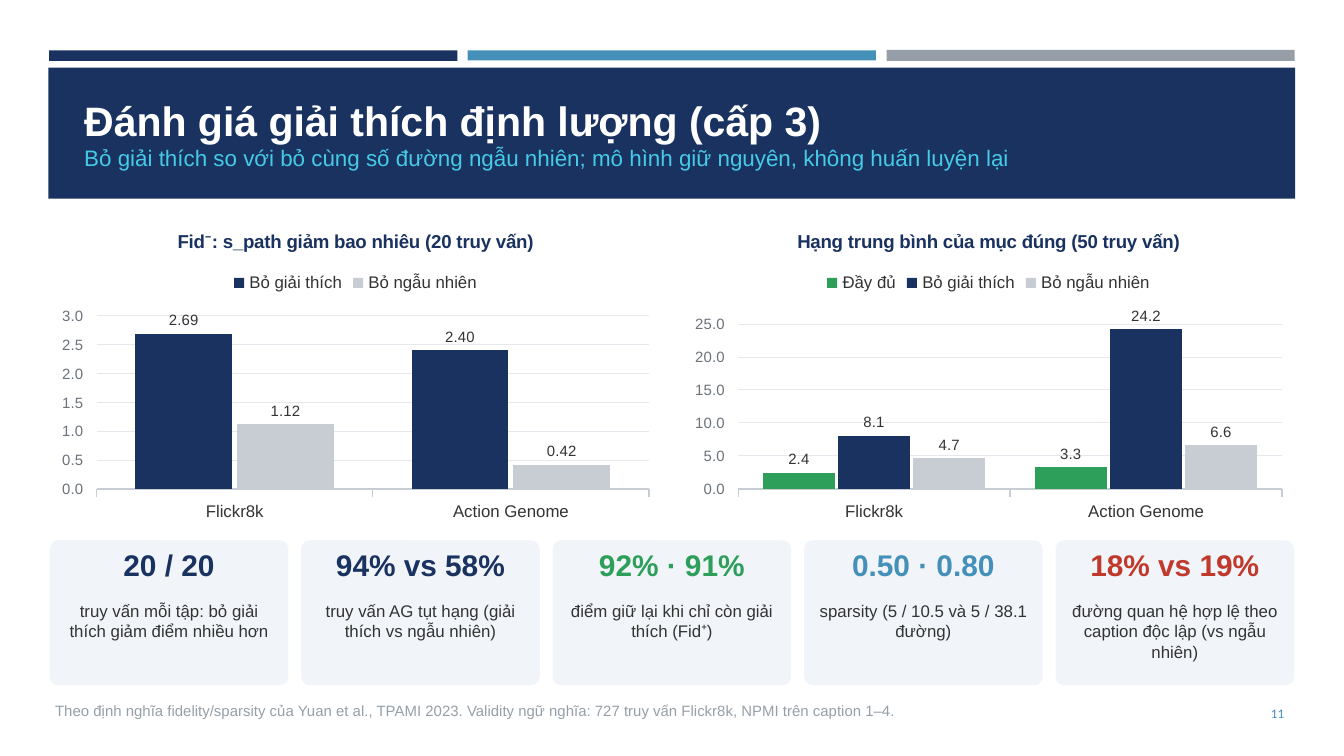
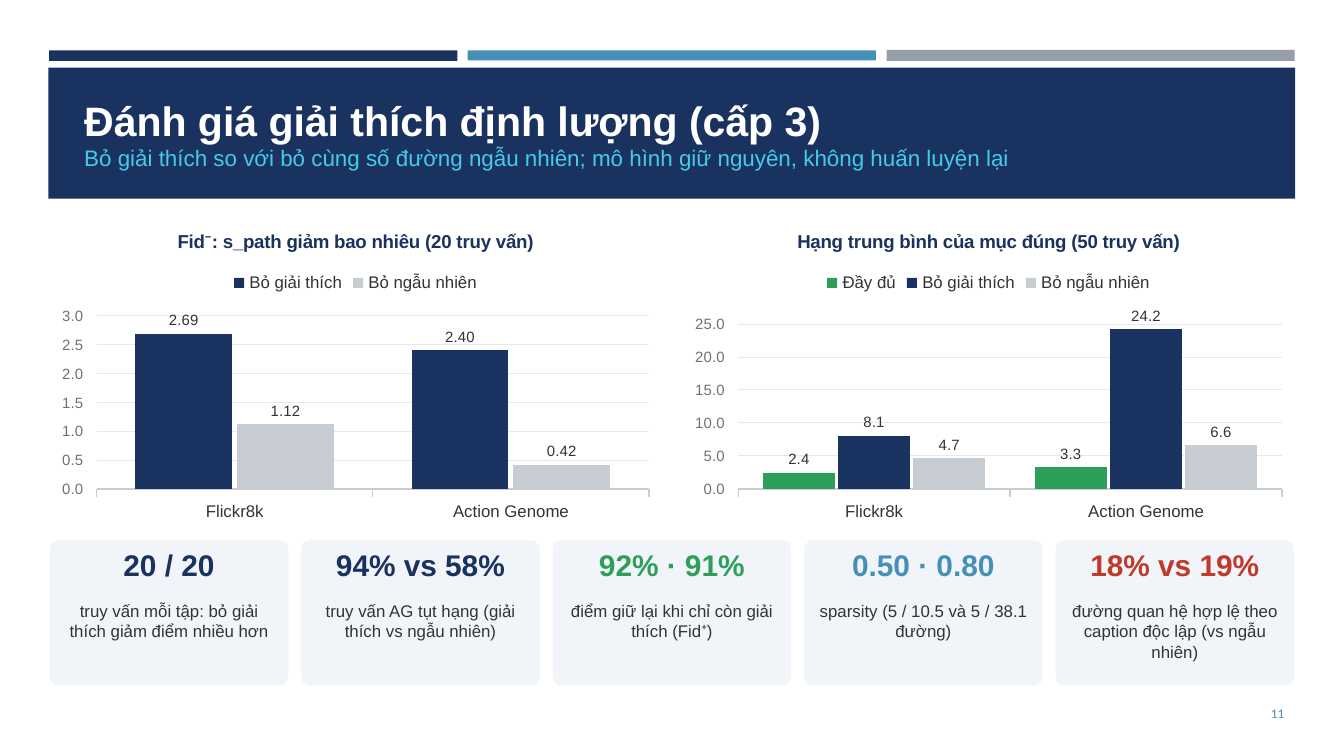
Before and after one commit to trinhphamtrunghieu/du-lieu-do-thi, a slide deck: slide 11 of docs/Project03_Slides.pptx. Drawn at 1344x756 pixels with LibreOffice and Linux fonts; fonts in the diff are those of the drawing. Boxes give left, top, right and bottom in pixels: in the first picture for what was removed or moved away, otherwise in the second. Text is boxed around its words. In the diff, an @@ line names an element or a change of style, - is before the commit and + after.

Commit message:
add slide

```diff
--- a/docs/Project03_Slides.pptx
+++ b/docs/Project03_Slides.pptx
@@ text removed at bbox=[55, 704, 894, 719] @@
-Theo định nghĩa fidelity/sparsity của Yuan et al., TPAMI 2023. Validity ngữ nghĩa: 727 truy vấn Flickr8k, NPMI trên caption 1–4.
```
Also in this commit, not shown: 13 other slides changed.
